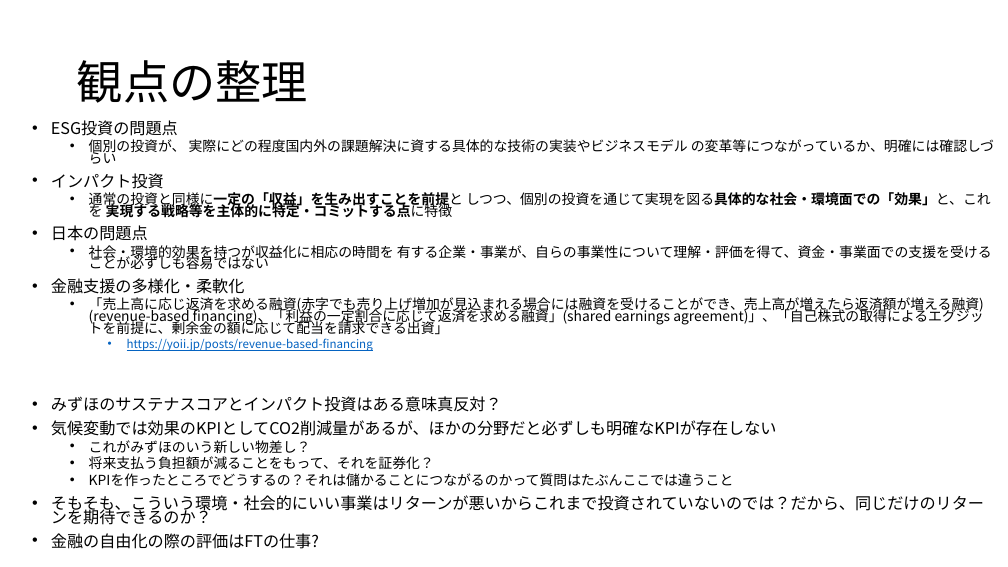
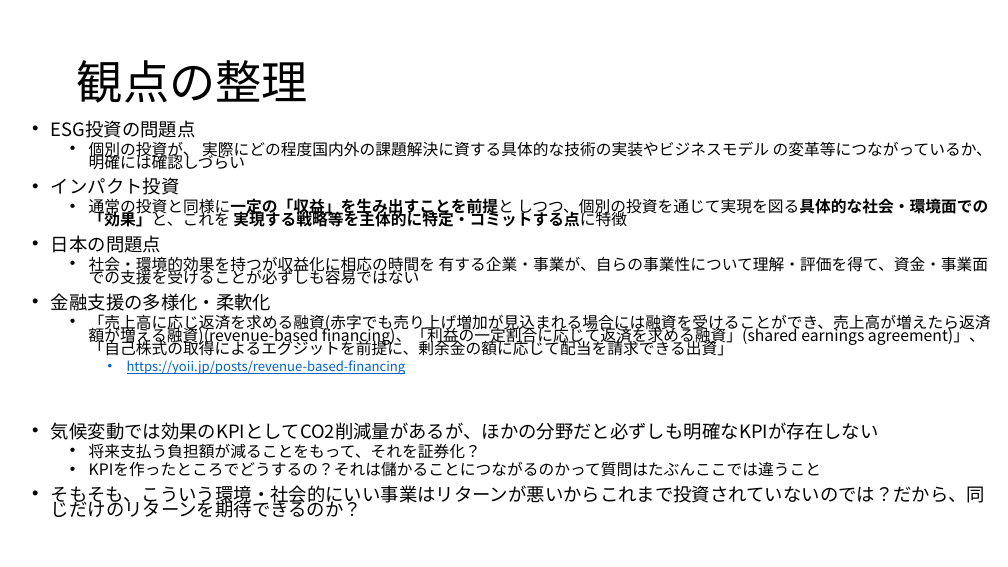
Before and after one commit to baraoalpine/git_test, a slide deck: slide 14 of impact投資.pptx. Drawn at 1008x567 pixels with LibreOffice and Linux fonts; fonts in the diff are those of the drawing. Boxes give left, top, right and bottom in pixels: in the first picture for what was removed or moved away, otherwise in the second. Text is boxed around its words. In the diff, an @@ line names an element or a change of style, - is before the commit and + after.

```diff
--- a/impact投資.pptx
+++ b/impact投資.pptx
@@ text "ESG投資の問題点" at [51,120,992,518]: size 15.4 to 17.5 pt in "ESG投資の問題点", "インパクト投資", "日本の問題点", "金融支援の多様化・柔軟化" and 2 more places; size 13.2 to 15 pt in "個別の投資が、 実際にどの程度国内外の課題解決に資する具体的な技術の実装やビジネスモデル の変革等につながっているか、明 ...", "通常の投資と同様に一定の「収益」を生み出すことを前提と しつつ、個別の投資を通じて実現を図る具体的な社会・環境面での「効 ...", "社会・環境的効果を持つが収益化に相応の時間を 有する企業・事業が、自らの事業性について理解・評価を得て、資金・事業面での ...", "「売上高に応じ返済を求める融資(赤字でも売り上げ増加が見込まれる場合には融資を受けることができ、売上高が増えたら返済額が ..." and 2 more places; size 11 to 12.5 pt in "https://yoii.jp/posts/revenue-based-financing" @@
@@ text at [51,396,502,412]: paragraph removed @@
-• みずほのサステナスコアとインパクト投資はある意味真反対？
@@ text at [89,440,311,453]: paragraph removed @@
-  • これがみずほのいう新しい物差し？
@@ text at [51,533,319,549]: paragraph removed @@
-• 金融の自由化の際の評価はFTの仕事?
```
Also in this commit, not shown: 3 other slides changed.
